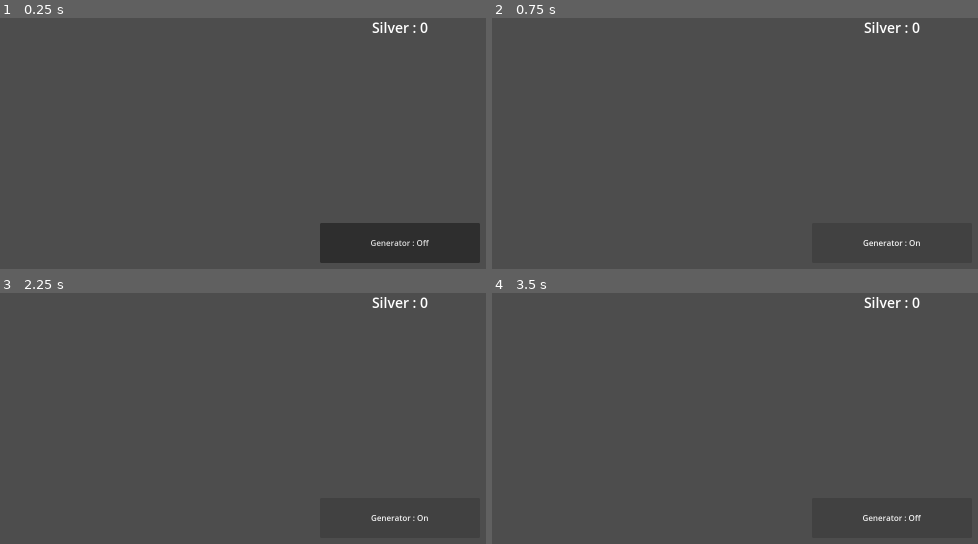
Above: before the commit, frames 1-4 (two rows, left to right).
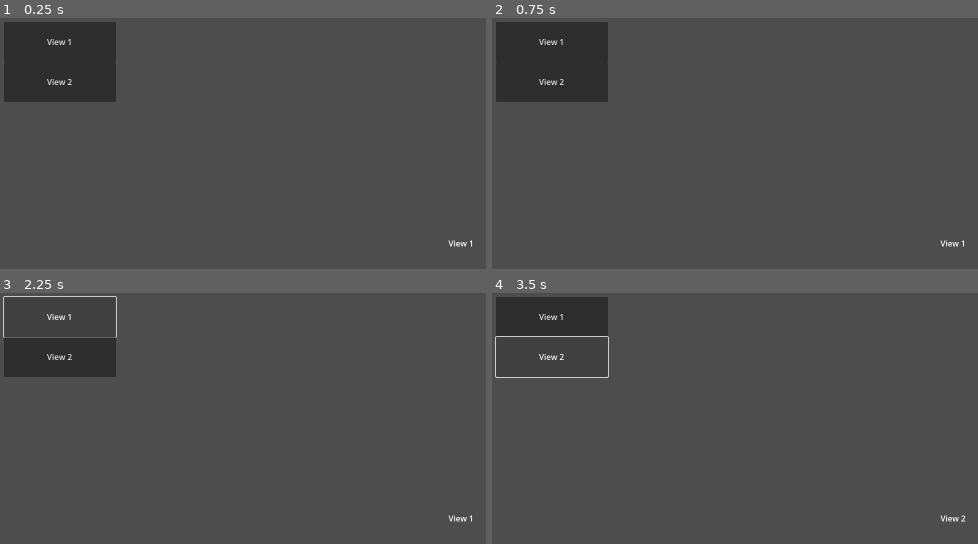
Above: after the commit, the same moments.

Repository: ZibelineDev/idle_tuto_reboot
Game: Godot game, scene res://singletons/game/game.tscn
The game is run twice, just before and just after one commit, with the same random seed, the same clock (stepped at 60 frames per second) and the same inputs.
Inputs (mouse positions are in pixels of both pictures, inside the frame that each line leads up to):
- Up to frame 1 (0.25 s): no input
- Up to frame 2 (0.75 s): click (890, 243) at 0.5 s, where only the run before the commit has a clickable "Generator : Off"
- Up to frame 3 (2.25 s): click (398, 518) at 1.25 s, where only the run before the commit has a clickable "Generator : On"; click "Generator : Off" (after the commit: "View 1") at 2 s
- Up to frame 4 (3.5 s): click "Generator : On" (after the commit: "View 2") at 2.75 s

The runs differ from the first frame. In frame 1, 13% of the frame differs, in the area x 0-99%, y 1-98%; in frame 2, 7.7%; in frame 3, 4.2%; in frame 4, 4.3%.

Commit message:
💄 UserInterface

Diff:
--- /dev/null
+++ b/scenes/user_interface/navigation_button.gd
@@ -0,0 +1,11 @@
+extends Button
+
+@export var navigation_index : int = -1
+
+
+func _ready() -> void :
+	pressed.connect(_on_pressed)
+
+
+func _on_pressed() -> void :
+	UserInterface.ref.change_view(navigation_index)
--- /dev/null
+++ b/scenes/user_interface/user_interface.gd
@@ -0,0 +1,19 @@
+class_name UserInterface
+extends Control
+
+static var ref : UserInterface
+
+func _init() -> void :
+	if not ref : ref = self
+	else : queue_free()
+
+
+@onready var main_view : TabContainer = get_node("%MainView")
+
+
+func change_view(i : int) -> Error :
+	if i < 0 or i >= main_view.get_tab_count() : return FAILED
+
+	main_view.current_tab = i
+
+	return OK
--- /dev/null
+++ b/scenes/user_interface/user_interface.tscn
@@ -0,0 +1,110 @@
+[gd_scene load_steps=4 format=3 uid="uid://cu26oi1spy512"]
+
+[ext_resource type="Script" path="res://scenes/user_interface/user_interface.gd" id="1_yjqbu"]
+[ext_resource type="Script" path="res://scenes/user_interface/navigation_button.gd" id="2_w1f2f"]
+
+[sub_resource type="StyleBoxFlat" id="StyleBoxFlat_6lwjp"]
+bg_color = Color(0.6, 0.6, 0.6, 0)
+
+[node name="UserInterface" type="Control"]
+layout_mode = 3
+anchors_preset = 15
+anchor_right = 1.0
+anchor_bottom = 1.0
+grow_horizontal = 2
+grow_vertical = 2
+script = ExtResource("1_yjqbu")
+
+[node name="HBoxContainer" type="HBoxContainer" parent="."]
+layout_mode = 1
+anchors_preset = 15
+anchor_right = 1.0
+anchor_bottom = 1.0
+grow_horizontal = 2
+grow_vertical = 2
+
+[node name="LeftPanel" type="VBoxContainer" parent="HBoxContainer"]
+custom_minimum_size = Vector2(240, 0)
+layout_mode = 2
+
+[node name="Navigator" type="ScrollContainer" parent="HBoxContainer/LeftPanel"]
+layout_mode = 2
+size_flags_vertical = 3
+
+[node name="MarginContainer" type="MarginContainer" parent="HBoxContainer/LeftPanel/Navigator"]
+layout_mode = 2
+size_flags_horizontal = 3
+size_flags_vertical = 3
+theme_override_constants/margin_left = 8
+theme_override_constants/margin_top = 8
+theme_override_constants/margin_right = 8
+theme_override_constants/margin_bottom = 8
+
+[node name="VBoxContainer" type="VBoxContainer" parent="HBoxContainer/LeftPanel/Navigator/MarginContainer"]
+layout_mode = 2
+size_flags_horizontal = 3
+size_flags_vertical = 3
+theme_override_constants/separation = 0
+
+[node name="Button" type="Button" parent="HBoxContainer/LeftPanel/Navigator/MarginContainer/VBoxContainer"]
+custom_minimum_size = Vector2(0, 80)
+layout_mode = 2
+text = "View 1"
+script = ExtResource("2_w1f2f")
+navigation_index = 0
+
+[node name="Button2" type="Button" parent="HBoxContainer/LeftPanel/Navigator/MarginContainer/VBoxContainer"]
+custom_minimum_size = Vector2(0, 80)
+layout_mode = 2
+text = "View 2
+"
+script = ExtResource("2_w1f2f")
+navigation_index = 1
+
+[node name="Resources" type="Control" parent="HBoxContainer/LeftPanel"]
+layout_mode = 2
+size_flags_vertical = 3
+
+[node name="MainView" type="TabContainer" parent="HBoxContainer"]
+unique_name_in_owner = true
+layout_mode = 2
+size_flags_horizontal = 3
+theme_override_styles/panel = SubResource("StyleBoxFlat_6lwjp")
+tabs_visible = false
+
+[node name="View1" type="Control" parent="HBoxContainer/MainView"]
+layout_mode = 2
+
+[node name="Label" type="Label" parent="HBoxContainer/MainView/View1"]
+layout_mode = 1
+anchors_preset = 8
+anchor_left = 0.5
+anchor_top = 0.5
+anchor_right = 0.5
+anchor_bottom = 0.5
+offset_left = -20.0
+offset_top = -11.5
+offset_right = 20.0
+offset_bottom = 11.5
+grow_horizontal = 2
+grow_vertical = 2
+text = "View 1"
+
+[node name="View2" type="Control" parent="HBoxContainer/MainView"]
+visible = false
+layout_mode = 2
+
+[node name="Label" type="Label" parent="HBoxContainer/MainView/View2"]
+layout_mode = 1
+anchors_preset = 8
+anchor_left = 0.5
+anchor_top = 0.5
+anchor_right = 0.5
+anchor_bottom = 0.5
+offset_left = -20.0
+offset_top = -11.5
+offset_right = 20.0
+offset_bottom = 11.5
+grow_horizontal = 2
+grow_vertical = 2
+text = "View 2"
--- a/singletons/game/game.tscn
+++ b/singletons/game/game.tscn
@@ -1,26 +1,15 @@
-[gd_scene load_steps=5 format=3 uid="uid://pyn5vmg1peyl"]
+[gd_scene load_steps=4 format=3 uid="uid://pyn5vmg1peyl"]
 
 [ext_resource type="PackedScene" uid="uid://wbi4it18ciar" path="res://singletons/manager_silver/manager_silver.tscn" id="1_5jhbe"]
 [ext_resource type="PackedScene" uid="uid://cl5t3dlirbq4t" path="res://singletons/silver_generator/silver_generator.tscn" id="2_vfa15"]
-[ext_resource type="PackedScene" uid="uid://cfgqkghn7jtn" path="res://components/label_silver/label_silver.tscn" id="2_y3v52"]
-[ext_resource type="PackedScene" uid="uid://bv3q713yk7i2j" path="res://components/button_generator_toggle/generator_toggle_button.tscn" id="3_kvnb8"]
+[ext_resource type="PackedScene" uid="uid://cu26oi1spy512" path="res://scenes/user_interface/user_interface.tscn" id="3_rtepl"]
 
 [node name="Game" type="Node"]
 
-[node name="ManagerSilver" parent="." instance=ExtResource("1_5jhbe")]
+[node name="Singletons" type="Node" parent="."]
 
-[node name="SilverGenerator" parent="." instance=ExtResource("2_vfa15")]
+[node name="ManagerSilver" parent="Singletons" instance=ExtResource("1_5jhbe")]
 
-[node name="GeneratorToggleButton" parent="." instance=ExtResource("3_kvnb8")]
-focus_mode = 0
+[node name="SilverGenerator" parent="Singletons" instance=ExtResource("2_vfa15")]
 
-[node name="LabelSilver" parent="." instance=ExtResource("2_y3v52")]
-anchors_preset = 5
-anchor_left = 0.5
-anchor_right = 0.5
-anchor_bottom = 0.0
-offset_left = -0.5
-offset_right = 0.5
-offset_bottom = 39.0
-grow_vertical = 1
-theme_type_variation = &"HeaderLarge"
+[node name="UserInterface" parent="." instance=ExtResource("3_rtepl")]
